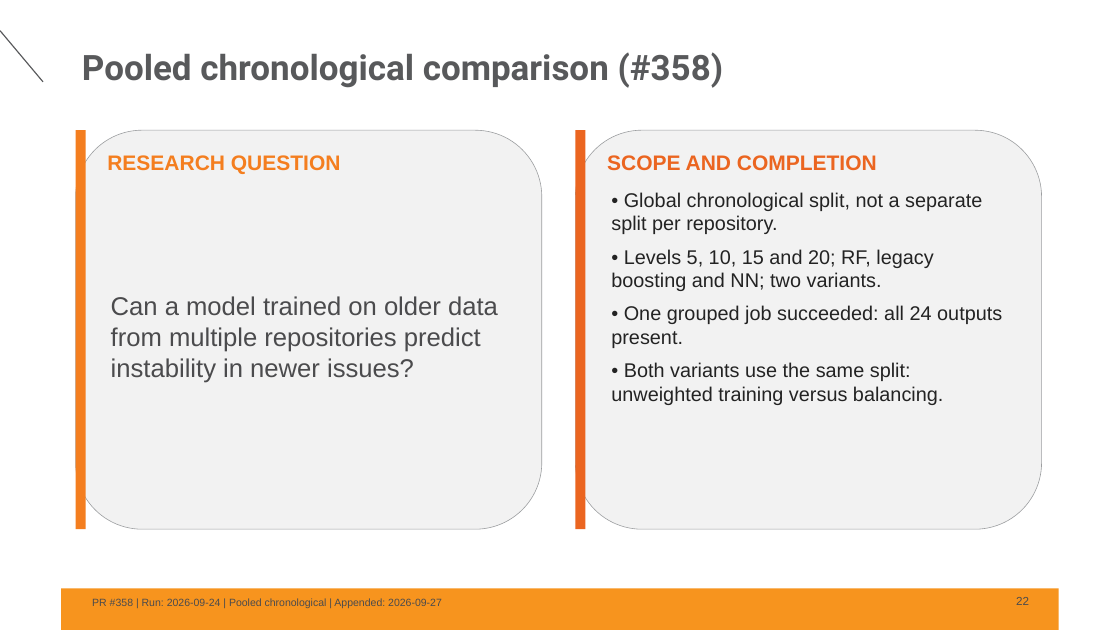
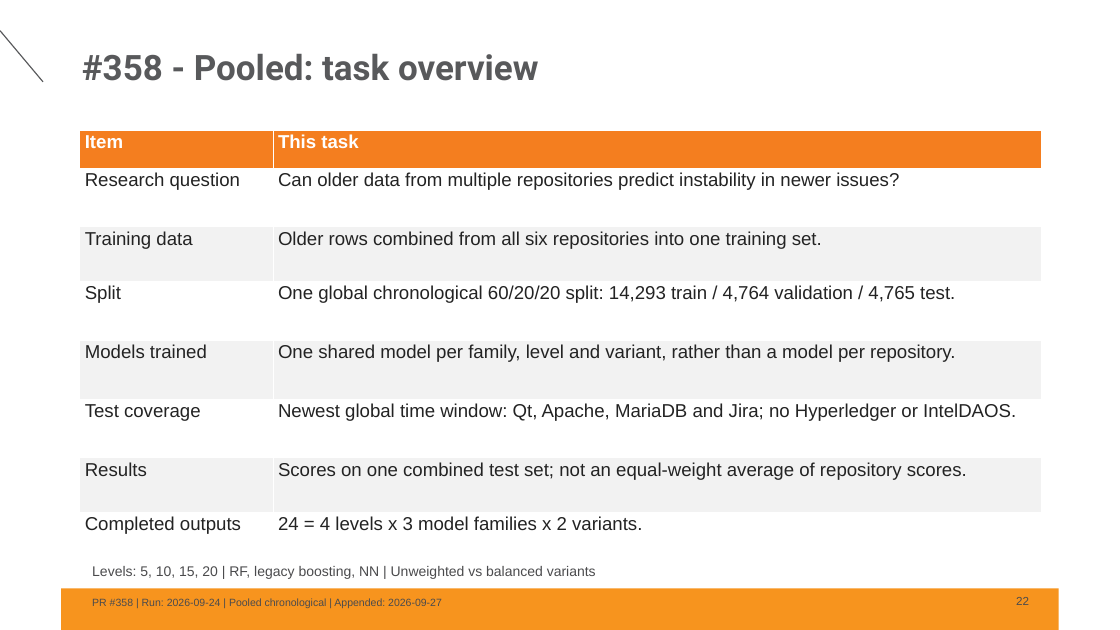
Before and after one commit to yakovelmaleh/Master, a slide deck: slide 22 of Tasks/sprint-data-analysis-summary/results/Master-Sprint-Summary-2026-09-24.pptx. Drawn at 1120x630 pixels with LibreOffice and Linux fonts; fonts in the diff are those of the drawing; background and template pictures are left out. Boxes give left, top, right and bottom in pixels: in the first picture for what was removed or moved away, otherwise in the second. Text is boxed around its words. In the diff, an @@ line names an element or a change of style, - is before the commit and + after.

```diff
--- a/Tasks/sprint-data-analysis-summary/results/Master-Sprint-Summary-2026-09-24.pptx
+++ b/Tasks/sprint-data-analysis-summary/results/Master-Sprint-Summary-2026-09-24.pptx
@@ title at box(82, 53, 538, 81): text changed @@
-Pooled chronological comparison (#358)
+#358 - Pooled: task overview
@@ rounded rectangle removed at box(76, 130, 542, 529) @@
@@ rectangle removed at box(76, 130, 86, 529) @@
@@ table added at box(80, 130, 1042, 550), 8 rows, 2 columns @@
+Item | This task
+Research question | Can older data from multiple repositories predict instability in newer issues?
+Training data | Older rows combined from all six repositories into one training set.
+Split | One global chronological 60/20/20 split: 14,293 train / 4,764 validation / 4,765 test.
+Models trained | One shared model per family, level and variant, rather than a model per repository.
+Test coverage | Newest global time window: Qt, Apache, MariaDB and Jira; no Hyperledger or IntelDAOS.
+Results | Scores on one combined test set; not an equal-weight average of repository scores.
+Completed outputs | 24 = 4 levels x 3 model families x 2 variants.
@@ rounded rectangle removed at box(576, 130, 1042, 529) @@
@@ rectangle removed at box(576, 130, 586, 529) @@
@@ text removed at box(107, 155, 341, 174) @@
-RESEARCH QUESTION
@@ text removed at box(607, 155, 877, 170) @@
-SCOPE AND COMPLETION
@@ text removed at box(611, 192, 1002, 405) @@
-• Global chronological split, not a separate split per repository.
-• Levels 5, 10, 15 and 20; RF, legacy boosting and NN; two variants.
-• One grouped job succeeded: all 24 outputs present.
-• Both variants use the same split: unweighted training versus balancing.
@@ text removed at box(111, 296, 498, 383) @@
-Can a model trained on older data from multiple repositories predict instability in newer issues?
@@ text added at box(92, 566, 596, 579), 12 pt, text #4B4B4D @@
+Levels: 5, 10, 15, 20 | RF, legacy boosting, NN | Unweighted vs balanced variants
```
Also in this commit, not shown: 3 other slides changed, 1 slide removed, 1 other file.
